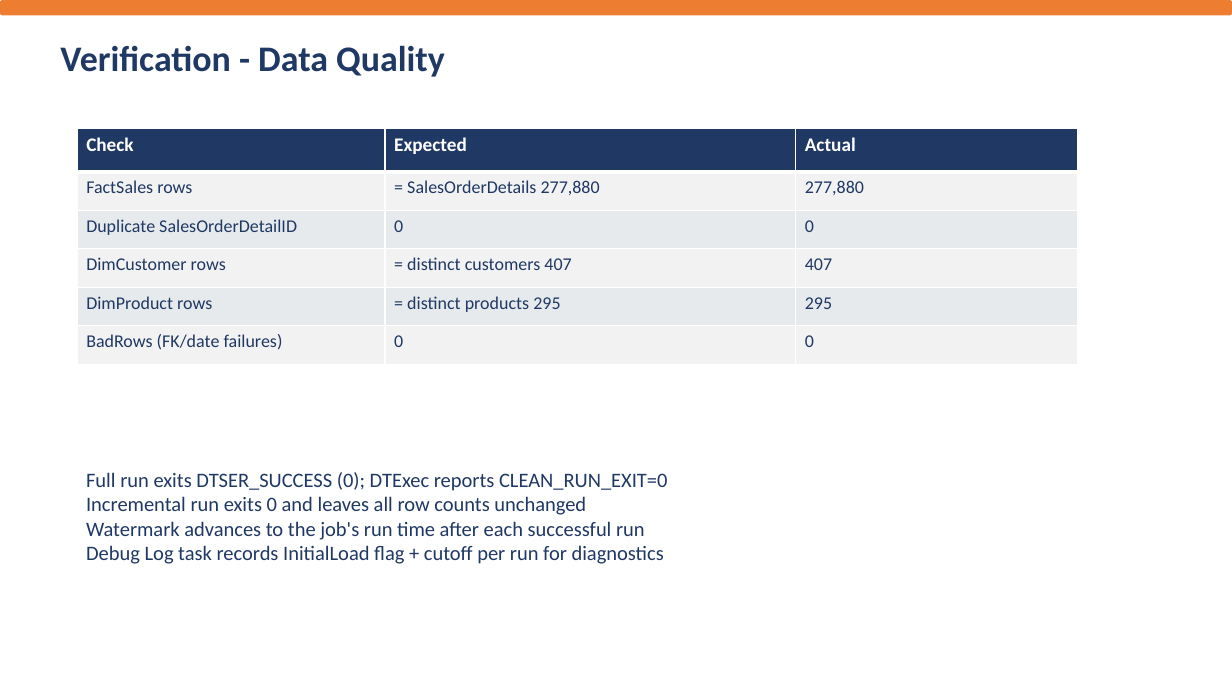
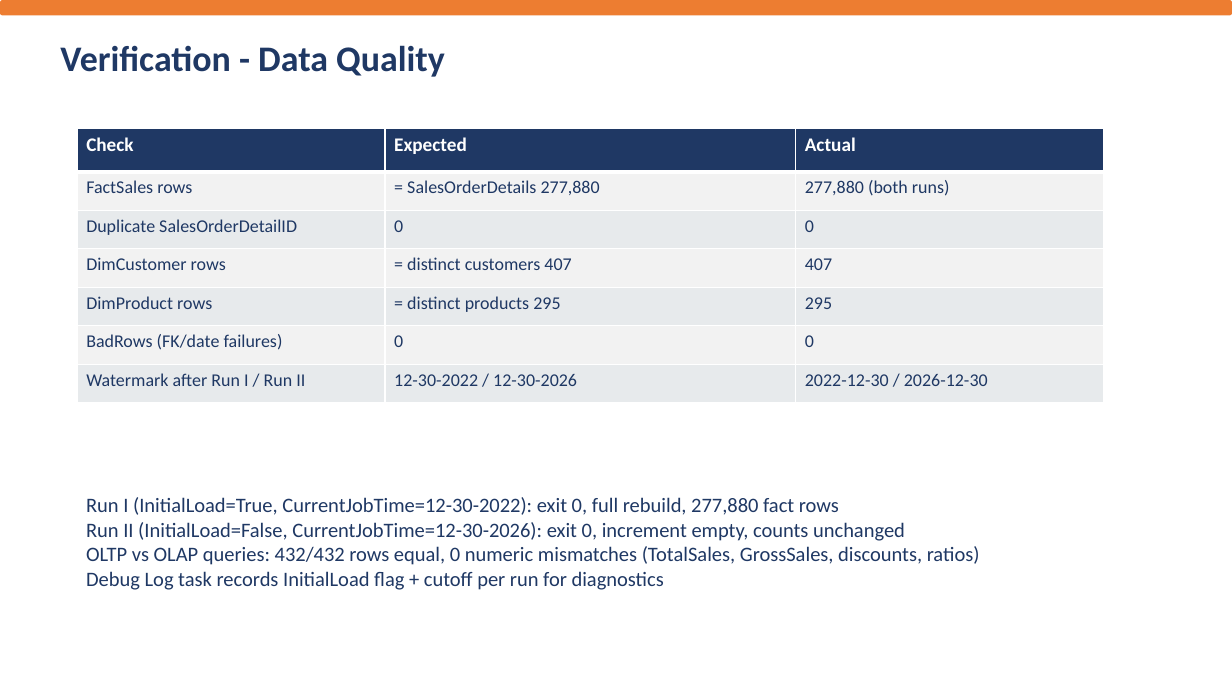
Before and after one commit to SayedGameaSayed/Ejada-Project, a slide deck: slide 9 of Docs/AdventureWorks_ETL_Presentation.pptx. Drawn at 1232x693 pixels with LibreOffice and Linux fonts; fonts in the diff are those of the drawing. Boxes give left, top, right and bottom in pixels: in the first picture for what was removed or moved away, otherwise in the second. Text is boxed around its words. In the diff, an @@ line names an element or a change of style, - is before the commit and + after.

Commit message:
Align ETL package with company spec: rename to Load DW Pipeline, CurrentJobTime window, product SCD2 + SellEndDate, Language param; add DW backup, presentation, submission zip

```diff
--- a/Docs/AdventureWorks_ETL_Presentation.pptx
+++ b/Docs/AdventureWorks_ETL_Presentation.pptx
@@ table at bbox=[77, 128, 1103, 514] @@
-row 2, column 3: 277,880
+row 2, column 3: 277,880 (both runs)
+row 7: Watermark after Run I / Run II | 12-30-2022 / 12-30-2026 | 2022-12-30 / 2026-12-30
@@ table: place and size @@
-table at bbox=[77, 128, 1078, 514]
+table at bbox=[77, 128, 1103, 514]
@@ text at bbox=[86, 497, 980, 590]: text changed @@
-Full run exits DTSER_SUCCESS (0); DTExec reports CLEAN_RUN_EXIT=0
-Incremental run exits 0 and leaves all row counts unchanged
-Watermark advances to the job's run time after each successful run
-Debug Log task records InitialLoad flag + cutoff per run for diagnostics
+Run I (InitialLoad=True, CurrentJobTime=12-30-2022): exit 0, full rebuild, 277,880 fact rows
+Run II (InitialLoad=False, CurrentJobTime=12-30-2026): exit 0, increment empty, counts unchanged
+OLTP vs OLAP queries: 432/432 rows equal, 0 numeric mismatches (TotalSales, GrossSales, discounts, ratios)
+Debug Log task records InitialLoad flag + cutoff per run for diagnostics
```
Also in this commit, not shown: 7 other slides changed, 7 other files.
